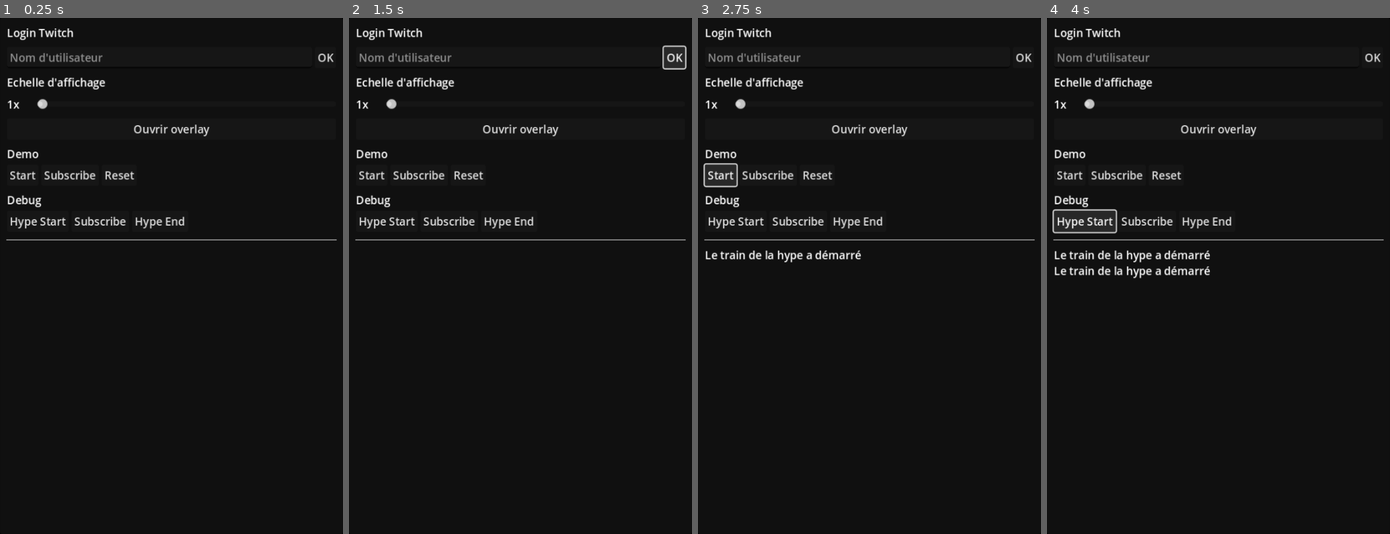
Above: before the commit, frames 1-4 (left to right).
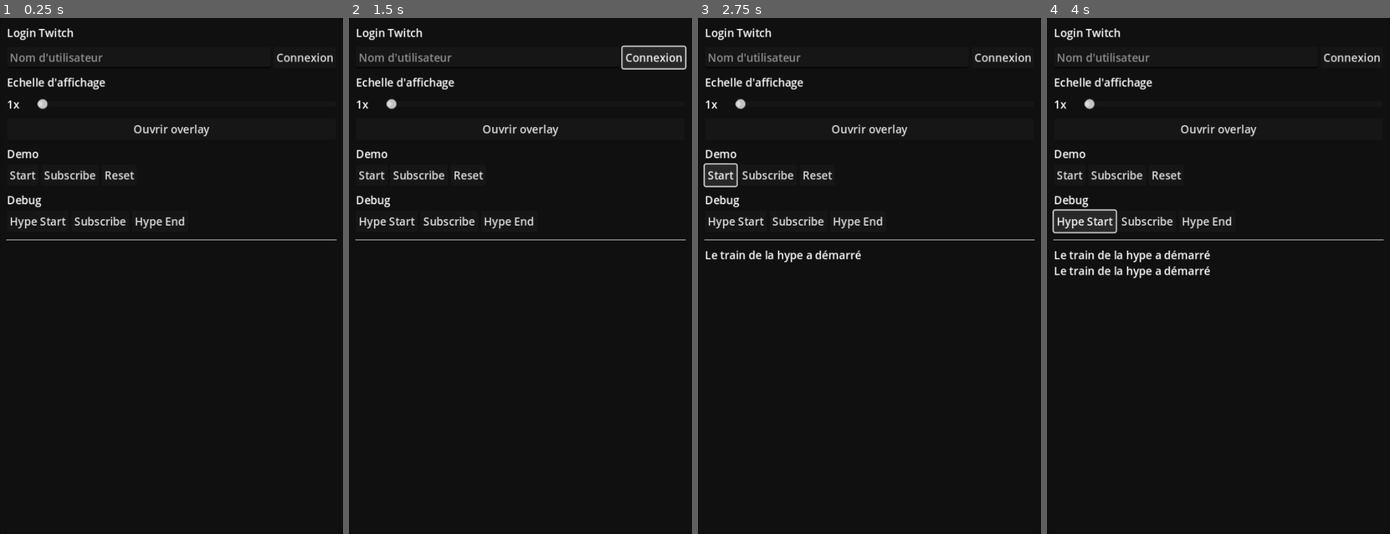
Above: after the commit, the same moments.

Repository: GuillaumeCa/HypeTrainClown
Game: Godot game, scene res://main.tscn
Two runs of this game, one before a commit and one after it. Both use one fixed random seed, a clock stepped at 60 frames per second and the inputs below.
Inputs:
- Up to frame 1 (0.25 s): no input
- Up to frame 2 (1.5 s): click "OK" (after the commit: "Connexion") at 0.5 s; click "Deconnexion" at 1.25 s
- Up to frame 3 (2.75 s): click "Start" at 2 s
- Up to frame 4 (4 s): click "Start" at 2.75 s; click "Hype Start" at 3.5 s

The runs differ from the first frame. In frame 1, 0.2% of the frame differs, in the area x 80-98%, y 6-9%; in frame 2, 0.3%, in the area x 79-98%, y 5-10%; in frame 3, 0.2%; in frame 4, 0.2%.
Error before the commit: Invalid access to property or key 'event' on a base object of type 'Nil'. (res://main.gd:198)
Error after the commit: Invalid access to property or key 'event' on a base object of type 'Nil'. (res://main.gd:200)

Commit message:
fix subscription to chat

Diff:
--- a/main.gd
+++ b/main.gd
@@ -40,6 +40,7 @@
 func setup_twitch_connection():
 	ui.add_log("Connexion à twitch en cours...")
 	ui.user_connected = false
+	ui.is_loading = true
 
 	var token : UserAccessToken
 	var login = true
@@ -124,9 +125,10 @@
 		await subscribe_event(Master.HYPE_TRAIN_BEGIN_EVENT, user_id)
 		await subscribe_event(Master.HYPE_TRAIN_PROGRESS_EVENT, user_id)
 		await subscribe_event(Master.HYPE_TRAIN_END_EVENT, user_id)
-		await subscribe_event(Master.CHAT_NOTIFICATION_EVENT, user_id, 48750709)
+		await subscribe_event(Master.CHAT_NOTIFICATION_EVENT, user_id, user_id)
 
 		ui.user_connected = true
+		ui.is_loading = false
 	else:
 		ui.add_log("Utilisateur non trouvé")
 
--- a/scenes/ui.gd
+++ b/scenes/ui.gd
@@ -11,6 +11,7 @@
 var demo_users = ["Ddurieux", "StazHopper", "Balokuclem", "Dguillaume"]
 
 
+var is_loading = false
 var user_connected = false
 
 func _ready():
@@ -25,8 +26,8 @@
 
 
 func _process(delta):
-	$Panel/Margin/VBox/HBoxInput/UsernameInput.editable = !user_connected
-	$Panel/Margin/VBox/HBoxInput/Validate.text = "Deconnexion" if user_connected else "OK"
+	$Panel/Margin/VBox/HBoxInput/UsernameInput.editable = !is_loading and !user_connected
+	$Panel/Margin/VBox/HBoxInput/Validate.text = "Deconnexion" if user_connected else "Connexion"
 
 func _on_sub_pressed():
 	call_deferred("call_twitch", "channel.subscribe")
